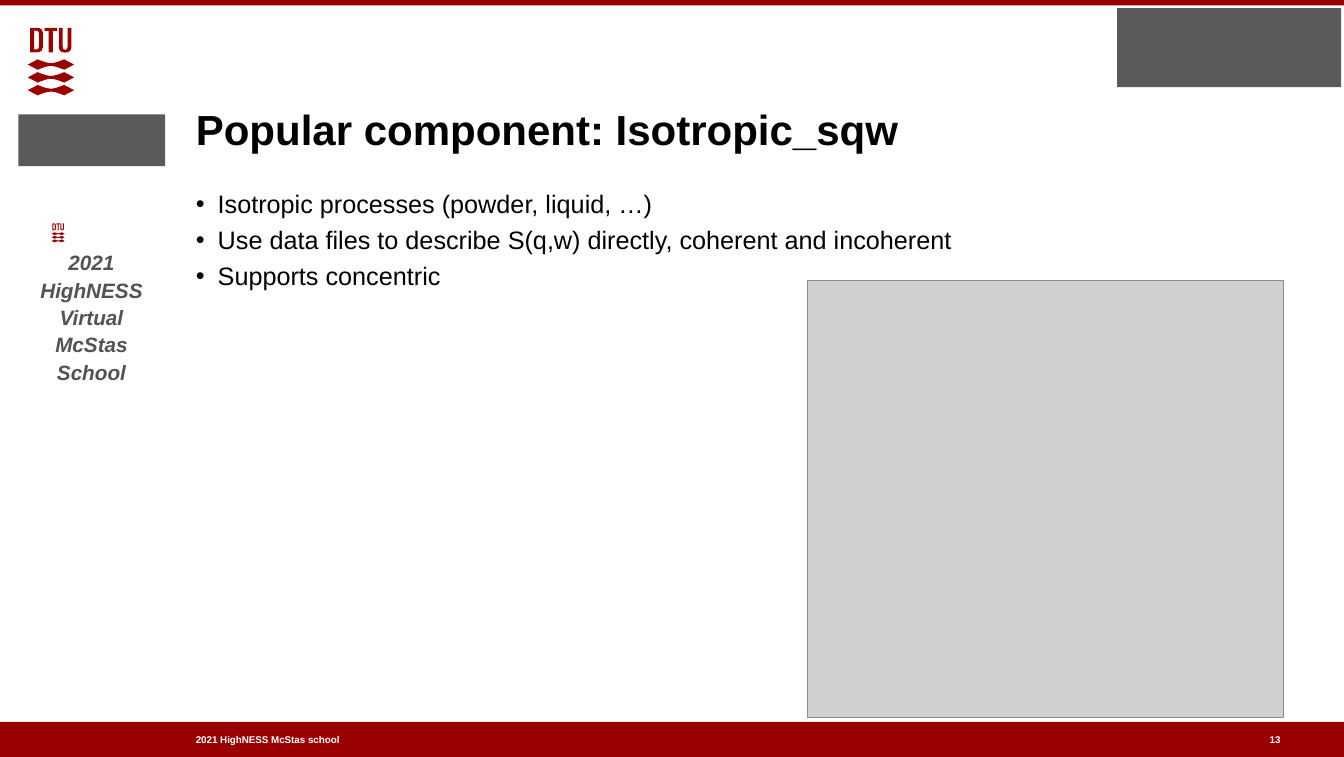
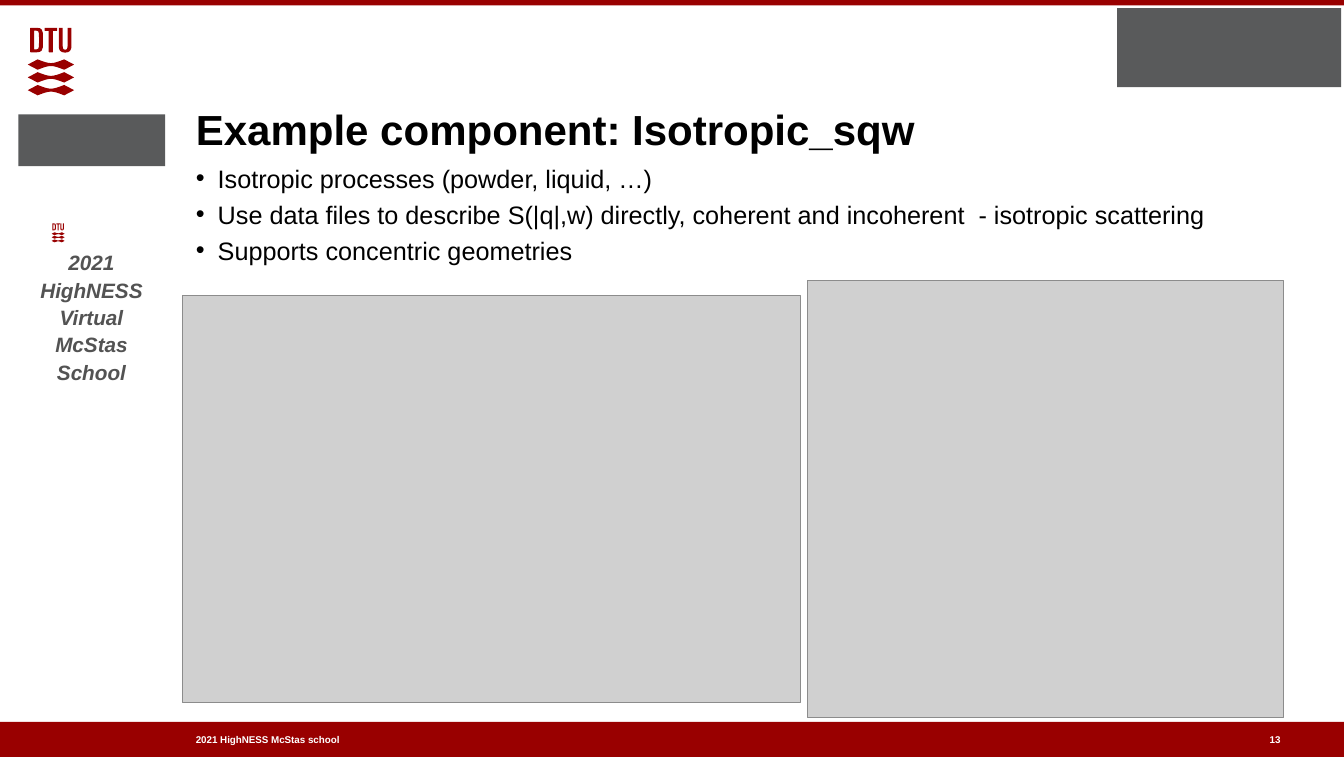
Before and after one commit to McStasMcXtrace/Schools, a slide deck: slide 13 of ESS_May_2021/Thursday_May_6th/2_Samples_II/More_samples.pptx. Drawn at 1344x757 pixels with LibreOffice and Linux fonts; fonts in the diff are those of the drawing; grey boxes stand for pictures; background and template pictures are left out. Boxes give left, top, right and bottom in pixels: in the first picture for what was removed or moved away, otherwise in the second. Text is boxed around its words. In the diff, an @@ line names an element or a change of style, - is before the commit and + after.

```diff
--- a/ESS_May_2021/Thursday_May_6th/2_Samples_II/More_samples.pptx
+++ b/ESS_May_2021/Thursday_May_6th/2_Samples_II/More_samples.pptx
@@ title at (x1=196, y1=114, x2=914, y2=154): text changed @@
-Popular component: Isotropic_sqw
+Example component: Isotropic_sqw
@@ text "Isotropic processes (powder, liquid, …)" moved from (x1=218, y1=194, x2=952, y2=291) to (x1=218, y1=169, x2=1204, y2=265) @@
@@ text at (x1=218, y1=205, x2=1204, y2=265): text changed @@
-• Use data files to describe S(q,w) directly, coherent and incoherent
-• Supports concentric
+• Use data files to describe S(|q|,w) directly, coherent and incoherent - isotropic scattering
+• Supports concentric geometries
@@ picture added at (x1=182, y1=296, x2=800, y2=703) @@
```
Also in this commit, not shown: 7 other slides changed, 6 slides added, 7 slides removed, 2 other files.
